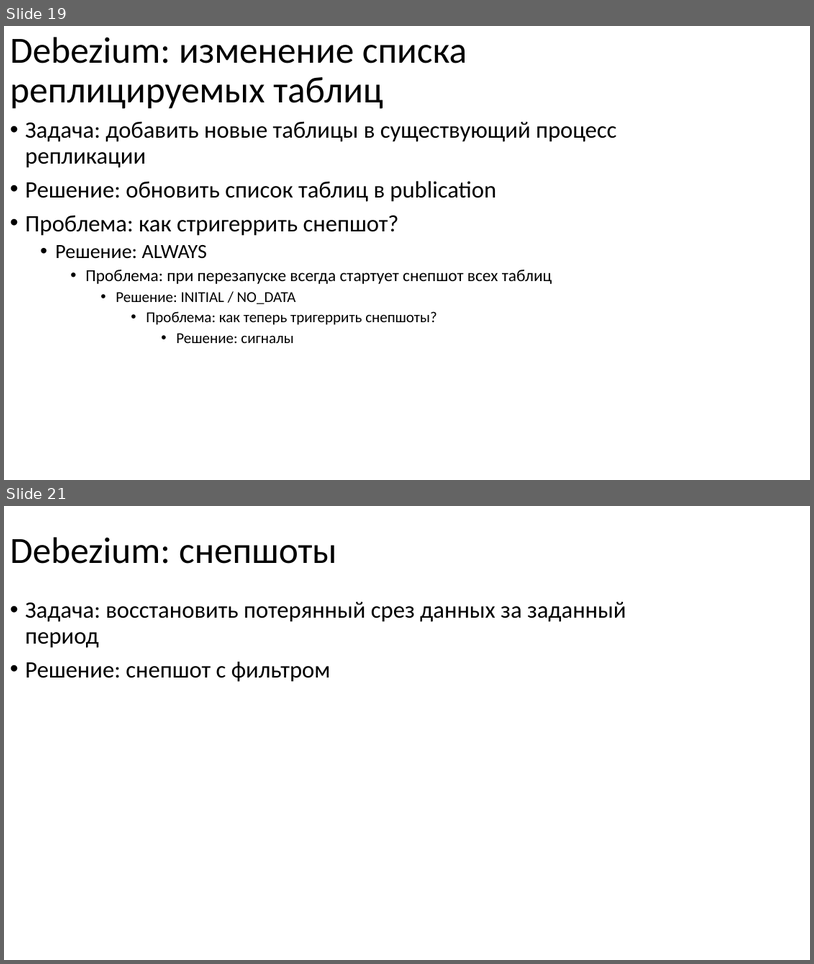
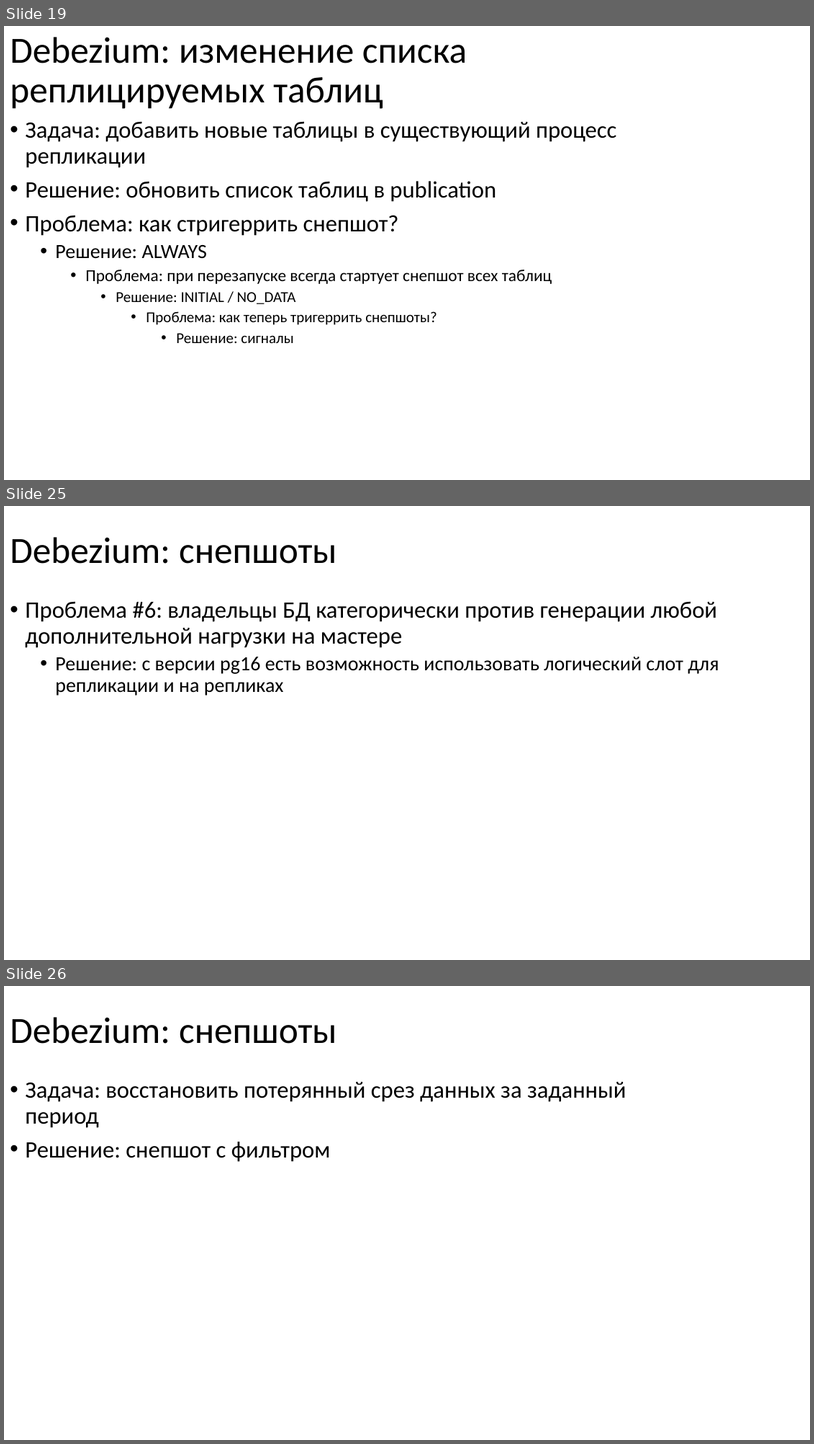
Before and after one commit to nryanov/presentations, a slide deck: smartdata/cdc-via-debezium/debezium-smartdata2025.pptx. Shown one above the other, each under a label of ours: slides 19 and 21 before the commit, slides 19, 25 and 26 after it; the slides between them are not shown. The pictures are 814x964 and 814x1444 pixels, drawn with LibreOffice and Linux fonts; fonts in the diff are those of the drawing. Boxes give left, top, right and bottom in pixels: in the first picture for what was removed or moved away, otherwise in the second. Text is boxed around its words. In the diff, an @@ line names an element or a change of style, - is before the commit and + after.

Commit message:
doc: update debezium presentation

```diff
--- a/smartdata/cdc-via-debezium/debezium-smartdata2025.pptx
+++ b/smartdata/cdc-via-debezium/debezium-smartdata2025.pptx
@@ slide 25 added at [4,506,810,960], background #FFFFFF @@
@@ title added at [10,537,337,564], 44 pt, text #000000 @@
+Debezium: снепшоты
@@ text added at [25,601,719,695], 28 pt, text #000000 @@
+• Проблема #6: владельцы БД категорически против генерации любой дополнительной нагрузки на мастере
+  • Решение: с версии pg16 есть возможность использовать логический слот для репликации и на репликах
@@ what was slide 21 is now slide 26 @@
```
Also in this commit, not shown: 1 slide changed, 4 other slides added.
